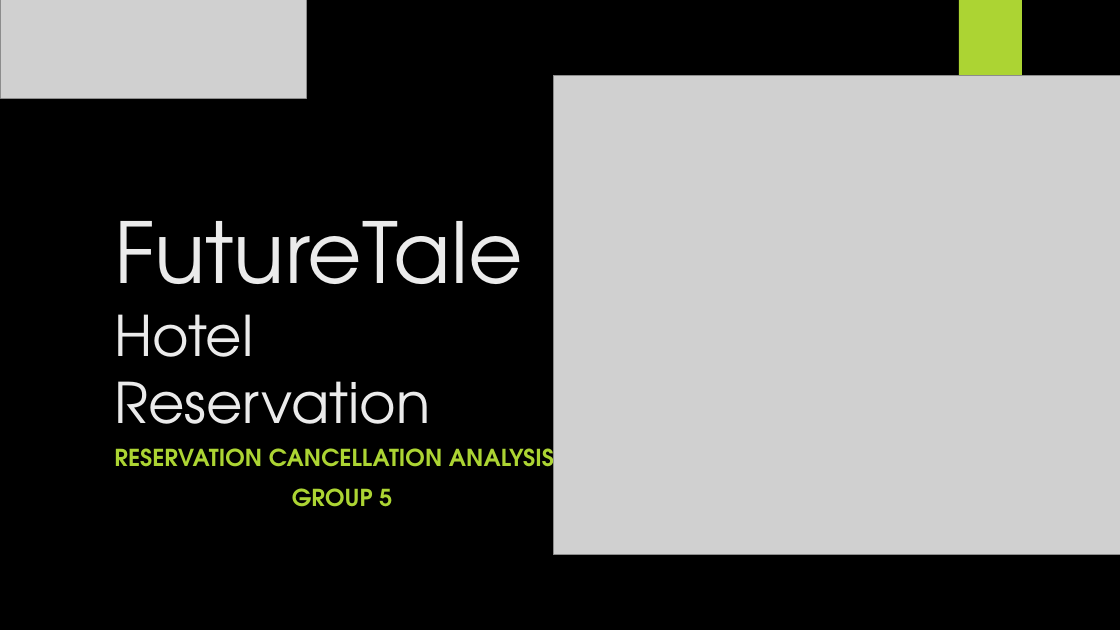
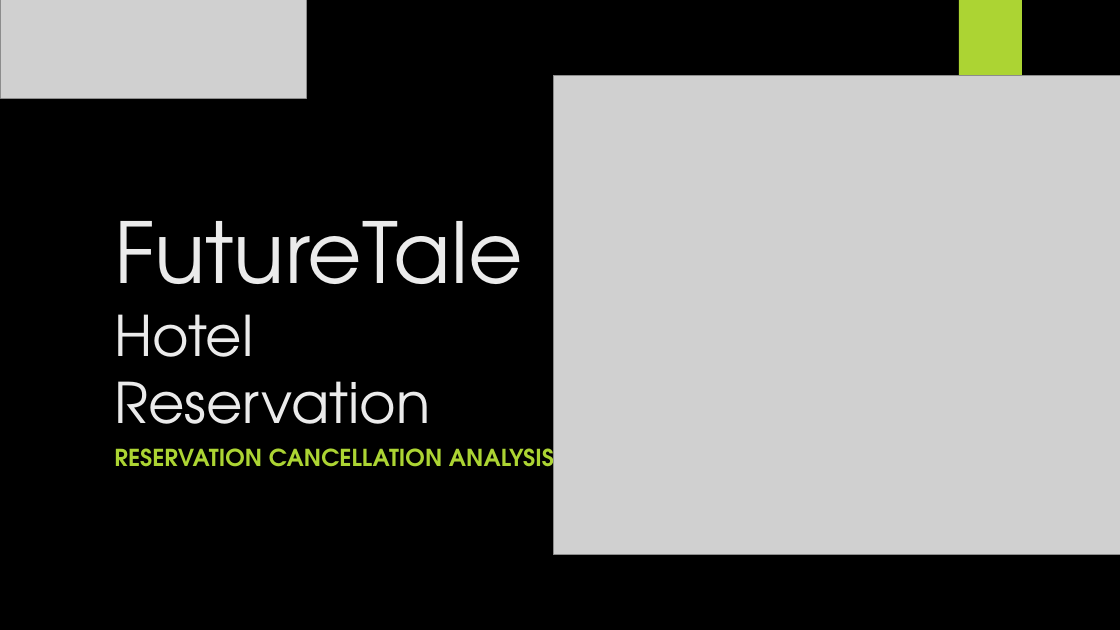
Before and after one commit to NdibeIfeoma/Excel-Dashboard, a slide deck: slide 1 of FutureTale Hotel Reservation -presentation.pptx. Drawn at 1120x630 pixels with LibreOffice and Linux fonts; fonts in the diff are those of the drawing; grey boxes stand for pictures; background and template pictures are left out. Boxes give left, top, right and bottom in pixels: in the first picture for what was removed or moved away, otherwise in the second. Text is boxed around its words. In the diff, an @@ line names an element or a change of style, - is before the commit and + after.

```diff
--- a/FutureTale Hotel Reservation -presentation.pptx
+++ b/FutureTale Hotel Reservation -presentation.pptx
@@ subtitle at box(292, 488, 392, 507): paragraph removed @@
-GROUP 5
```
